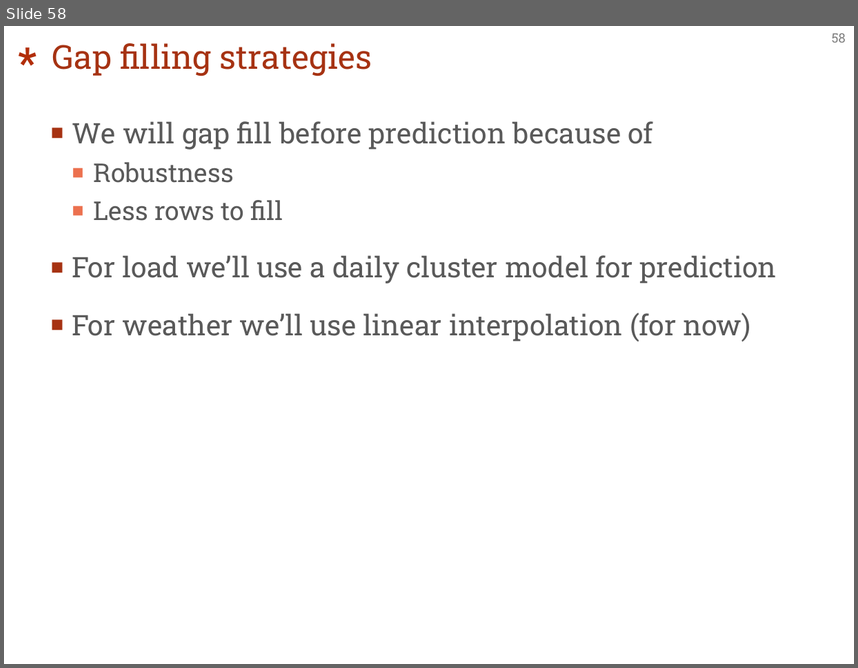
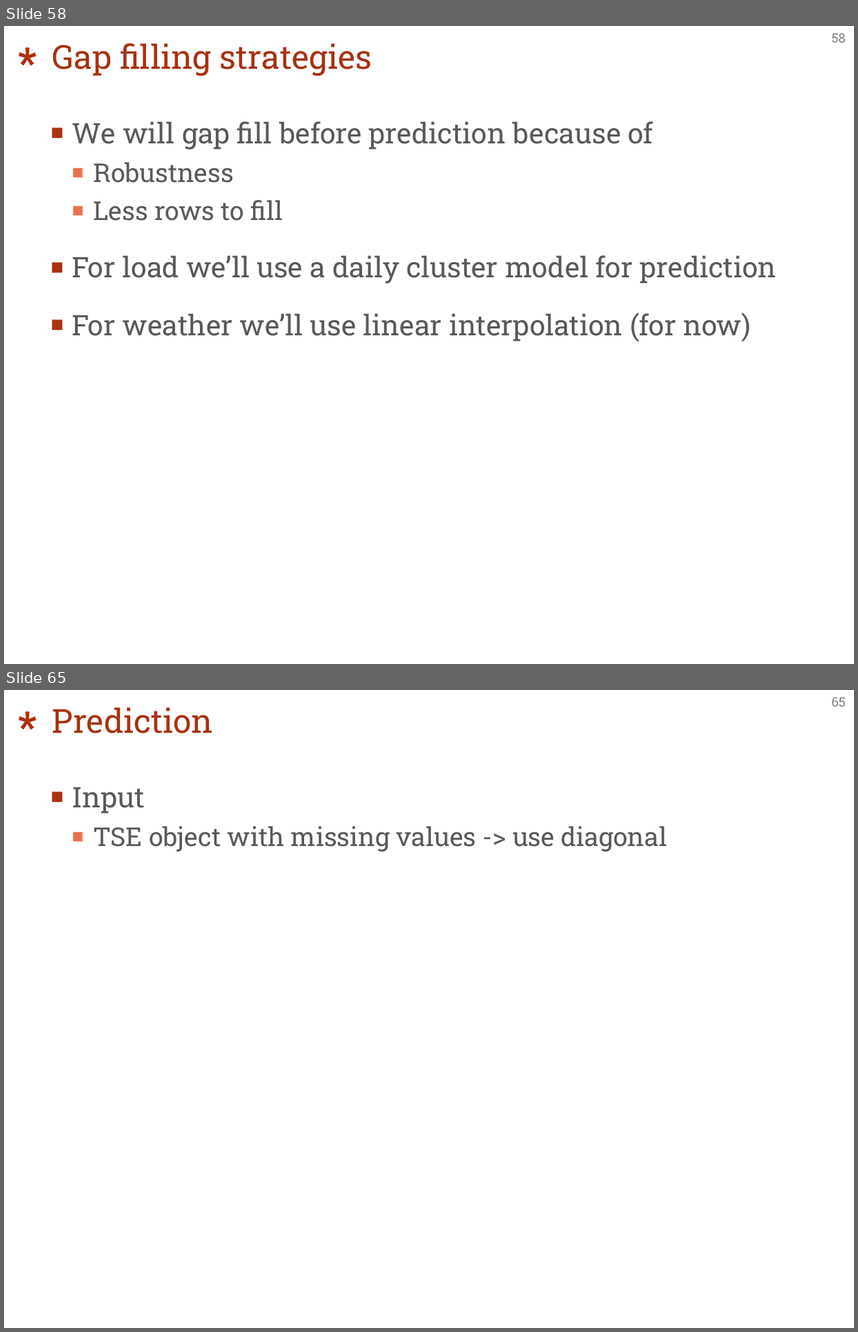
Before and after one commit to EBlonkowski/tshandy, a slide deck: architecture/architecture.pptx. Shown one above the other, each under a label of ours: slide 58 before the commit, slides 58 and 65 after it; the slides between them are not shown. The pictures are 858x668 and 858x1332 pixels, drawn with LibreOffice and Linux fonts; fonts in the diff are those of the drawing. Boxes give left, top, right and bottom in pixels: in the first picture for what was removed or moved away, otherwise in the second. Text is boxed around its words. In the diff, an @@ line names an element or a change of style, - is before the commit and + after.

```diff
--- a/architecture/architecture.pptx
+++ b/architecture/architecture.pptx
@@ slide 65 added at box(4, 690, 854, 1328), background #FFFFFF; not listed: 2 template elements that a slide beside it also shows @@
@@ title added at box(52, 707, 214, 733), 28 pt, text #A63212 @@
+Prediction
@@ text added at box(72, 787, 667, 851), 22 pt, text #595959 @@
+■ Input
+  ■ TSE object with missing values -> use diagonal
```
Also in this commit, not shown: 13 other slides added, 5 other files.
